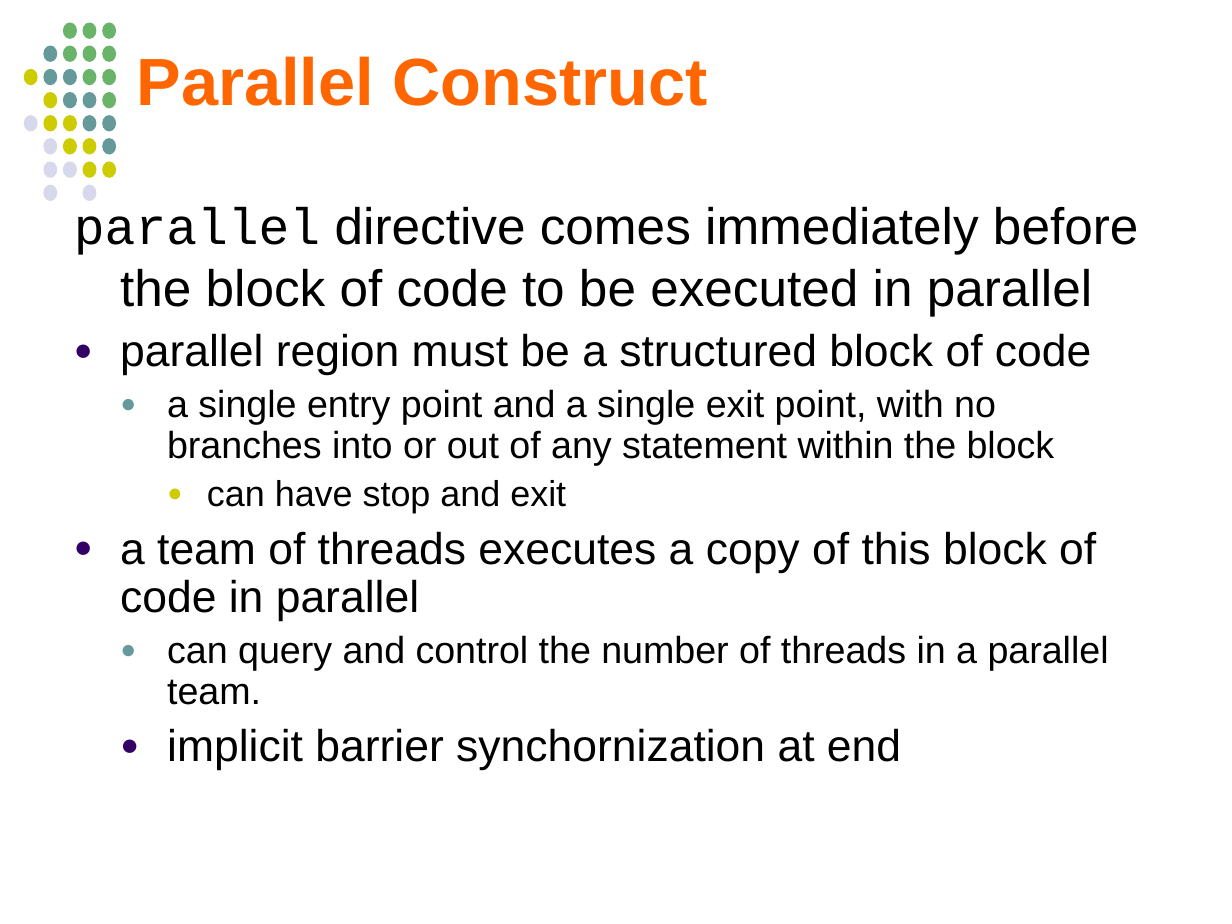
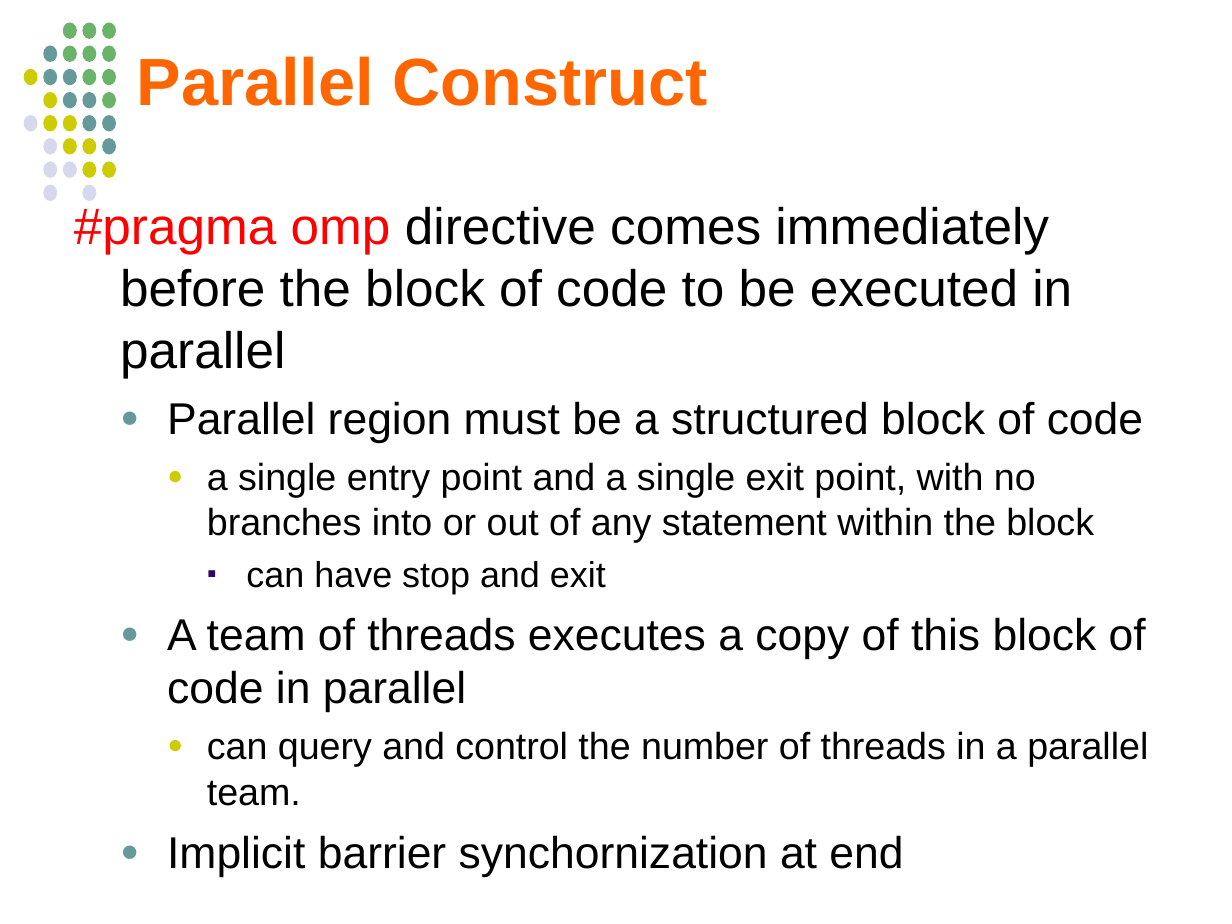
Before and after one commit to jablub/chpc_omp, a slide deck: slide 75 of OpenMP_MKuttel_CHPCWinterSchool2012.odp (slide 78 before the commit). Drawn at 1232x924 pixels with LibreOffice and Linux fonts; fonts in the diff are those of the drawing. Boxes give left, top, right and bottom in pixels: in the first picture for what was removed or moved away, otherwise in the second. Text is boxed around its words. In the diff, an @@ line names an element or a change of style, - is before the commit and + after.

```diff
--- a/OpenMP_MKuttel_CHPCWinterSchool2012.odp
+++ b/OpenMP_MKuttel_CHPCWinterSchool2012.odp
@@ text at (74, 206, 1143, 443): text changed @@
-parallel directive comes immediately before the block of code to be executed in parallel
-● parallel region must be a structured block of code
+#pragma omp directive comes immediately before the block of code to be executed in parallel
+  ● Parallel region must be a structured block of code
@@ text at (207, 462, 1148, 806): list level 2 to 3 in "a single entry point and ..."; line spacing 0.9 to 1; bullet colour #669999 to #CCCC00; bullet ● to ▪; list level 3 to 4 in "can have stop and exit"; bullet colour #CCCC00 to #330066; list level 2 to 3 in "can query and control the ..." @@
@@ text at (120, 531, 1096, 621): text changed @@
-● a team of threads executes a copy of this block of code in parallel
+  ● A team of threads executes a copy of this block of code in parallel
@@ text at (167, 835, 903, 877): text changed @@
-  ● implicit barrier synchornization at end
+  ● Implicit barrier synchornization at end
```
Also in this commit, not shown: 31 other slides changed, 5 slides added, 3 slides removed, 1 other file.
